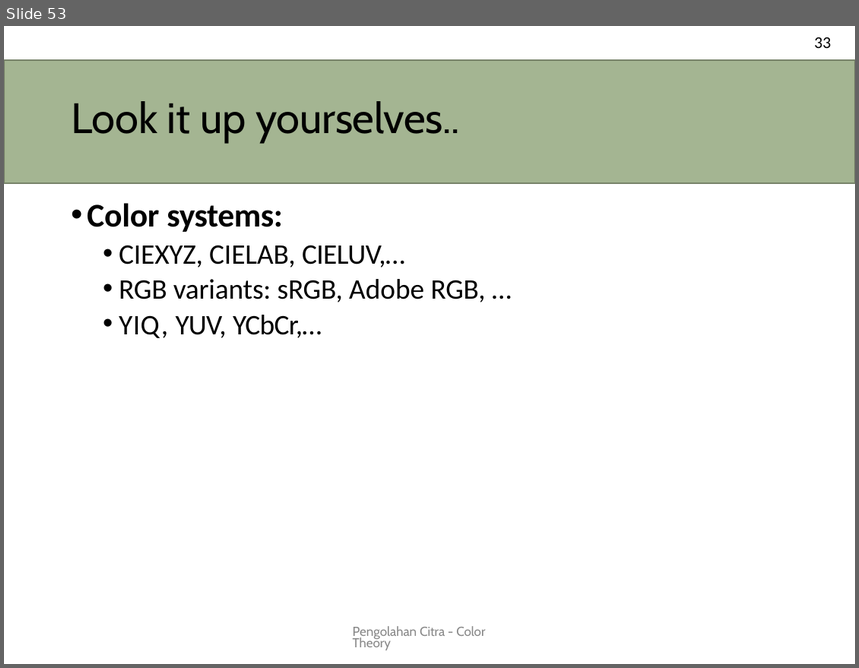
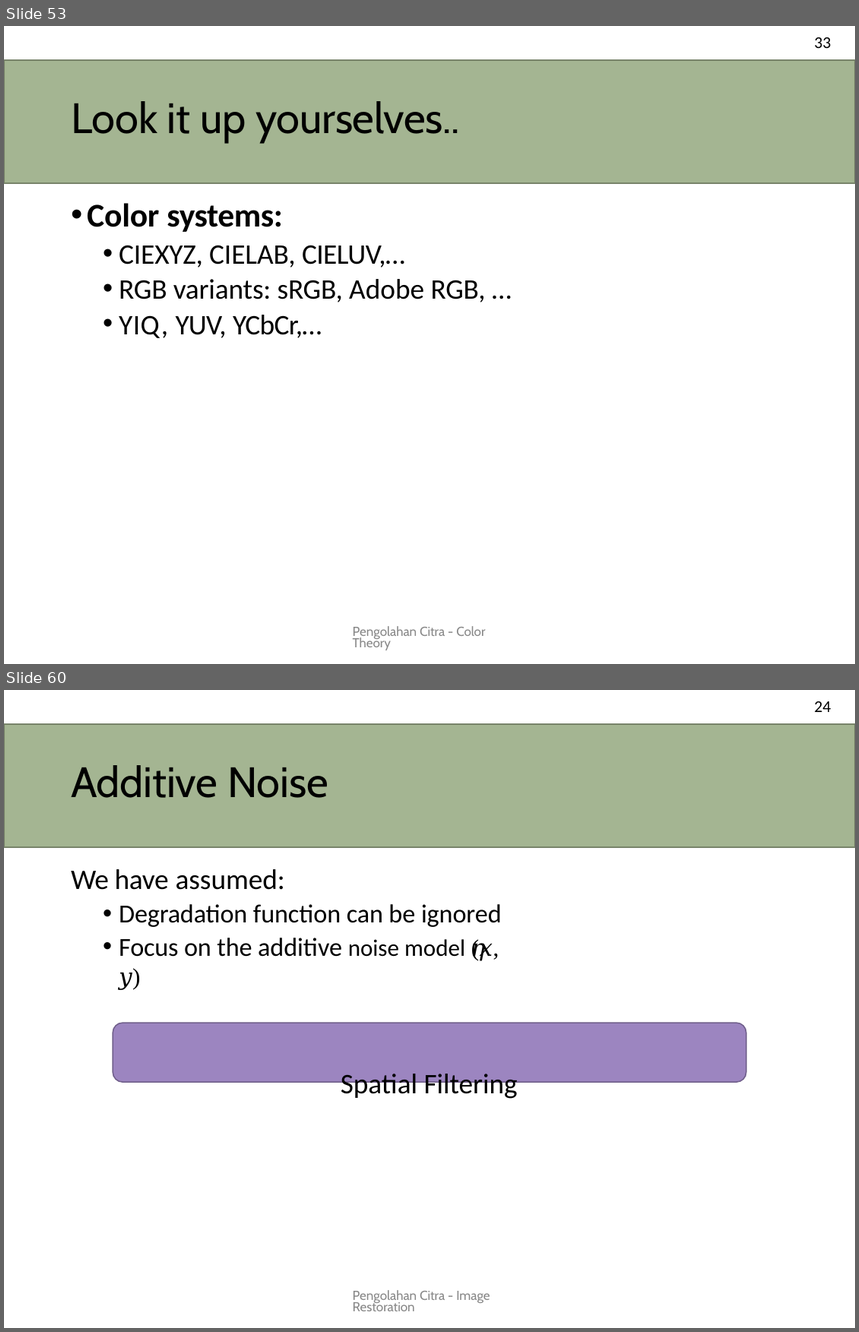
Before and after one commit to novalassalam/comvis, a slide deck: pencit.pptx. Shown one above the other, each under a label of ours: slide 53 before the commit, slides 53 and 60 after it; the slides between them are not shown. The pictures are 859x668 and 859x1332 pixels, drawn with LibreOffice and Linux fonts; fonts in the diff are those of the drawing. Boxes give left, top, right and bottom in pixels: in the first picture for what was removed or moved away, otherwise in the second. Text is boxed around its words. In the diff, an @@ line names an element or a change of style, - is before the commit and + after.

Commit message:
image restorasi

```diff
--- a/pencit.pptx
+++ b/pencit.pptx
@@ slide 60 added at (4,690,855,1328), background #FFFFFF @@
@@ text added at (814,701,831,712), 14 pt, text #000000 @@
+24
@@ title added at (4,724,855,847), fill #A4B592, outline #78846A 0.96 pt, 36 pt, text #000000 @@
+Additive Noise
@@ text added at (71,869,518,1101), 22 pt, text #000000 @@
+We have assumed:
+• Degradation function can be ignored
+• Focus on the additive noise model 𝜂(𝑥, 𝑦)
+Spatial Filtering
@@ freeform shape added at (113,1023,747,1082), fill #9C85C0 @@
@@ freeform shape added at (113,1023,747,1082), outline #705F8B 0.96 pt @@
@@ text added at (353,1290,490,1312), 11 pt, text #888888 @@
+Pengolahan Citra - Image Restoration
```
Also in this commit, not shown: 10 other slides added.
